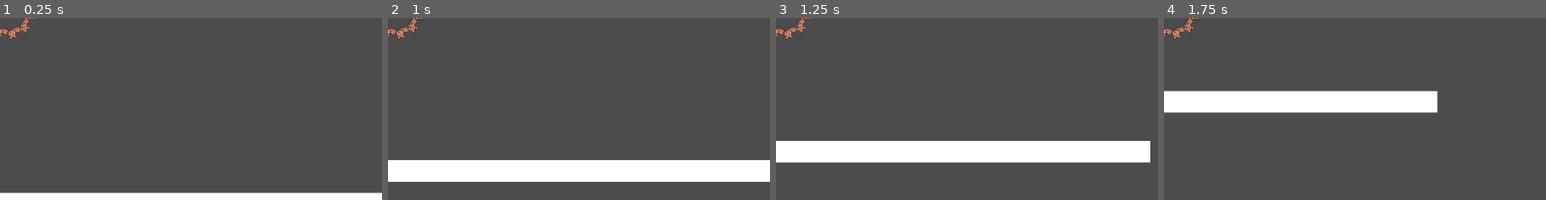
Above: before the commit, frames 1-4 (left to right).
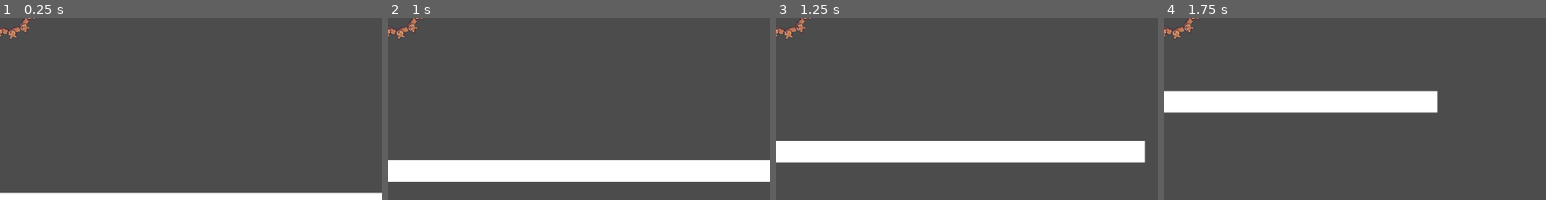
Above: after the commit, the same moments.

Repository: MichaelBelousov/optt-multiplayer-jam
Game: Godot game, scene res://src/test.tscn
The game is run twice, just before and just after one commit, with the same random seed, the same clock (stepped at 60 frames per second) and the same inputs. This scene is started directly instead of the project's main scene.
Inputs:
- Up to frame 1 (0.25 s): no input
- Up to frame 2 (1 s): hold D (move_right) from 0.53 s (still down); tap Left (p2_move_left) at 0.6 s; tap Right (p2_move_right) at 0.8 s
- Up to frame 3 (1.25 s): keep holding D (move_right)
- Up to frame 4 (1.75 s): release D (move_right) at 1.28 s; hold A (move_left) from 1.28 s (still down); tap Right (p2_move_right) at 1.35 s; tap Left (p2_move_left) at 1.55 s
The pictures show only the part of the screen within x 49-99%, y 40-90%; the shares and areas given below are measured in that part.

Frames 1-2 are identical in both runs. In frame 3, 0.2% of the frame differs, in the area x 96-98%, y 67-80%; in frame 4, nothing differs.

Commit message:
use synced state on master

Diff:
--- a/src/hamster_wheel.gd
+++ b/src/hamster_wheel.gd
@@ -41,10 +41,10 @@
 func _physics_process(delta: float) -> void:
 	# TODO: duplicate input values by synchronized input of other player(s)
 	var p1_input = Input.get_axis("move_left", "move_right")
-	var p2_input = Input.get_axis("p2_move_left", "p2_move_right")
-	var input := Vector2(p1_input + p2_input, 0)
+	var input := Vector2(p1_input + p2_x_input, 0)
 	apply_impulse(-input * BASE_RADIUS * (get_child_count() - 3), input * BASE_IMPULSE * (get_child_count() - 2) * delta)
-	if Input.is_action_pressed("move_up") and $RayCast2D.is_colliding():
+	var is_jump_pressed = Input.is_action_pressed("move_up") or p2_space_state
+	if is_jump_pressed and $RayCast2D.is_colliding():
 		apply_impulse(-Vector2.UP * BASE_RADIUS * (get_child_count() - 3), Vector2.UP * JUMP_FORCE * (get_child_count() - 2))
 	$RayCast2D.position = position
 	$RayCast2D.cast_to = Vector2(0, BASE_RADIUS * (get_child_count() - 3) + 64)
